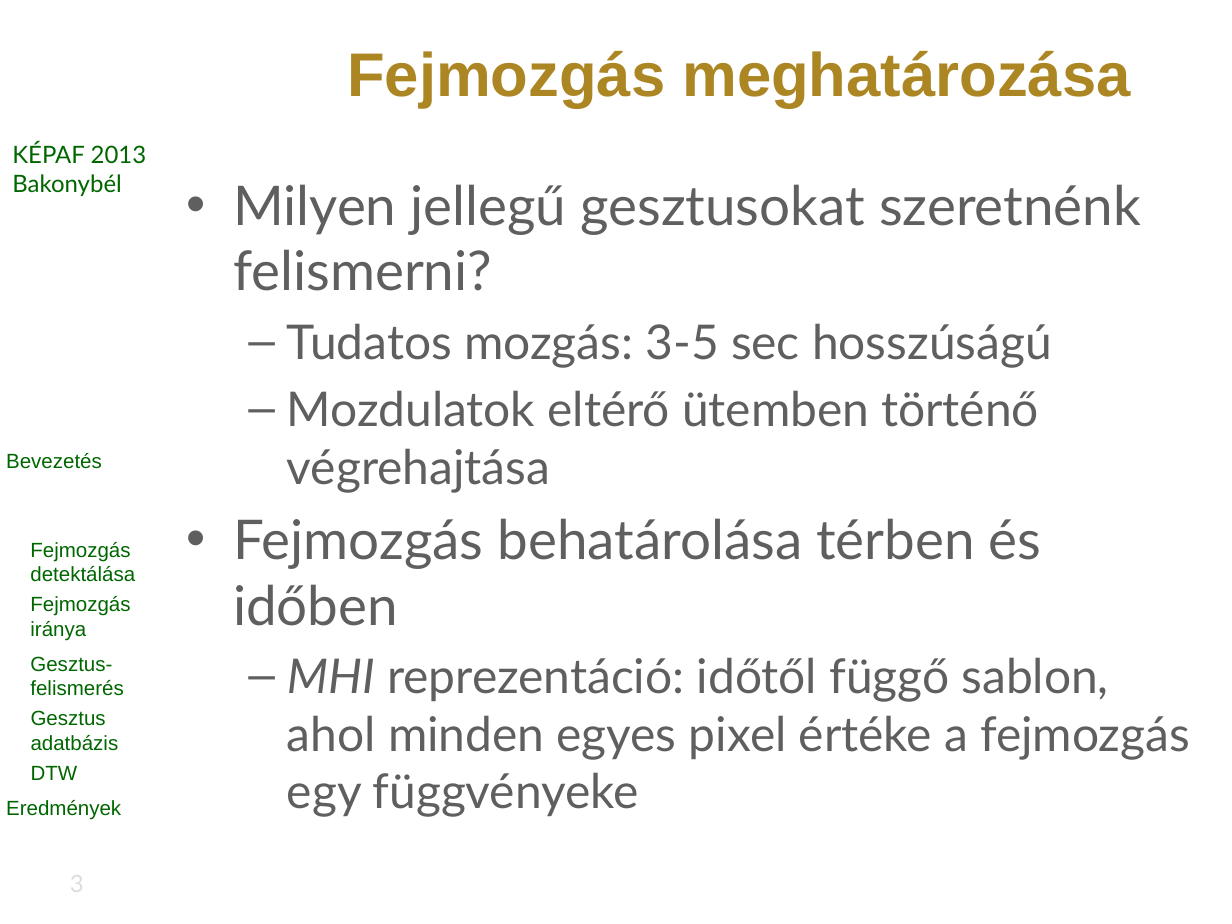
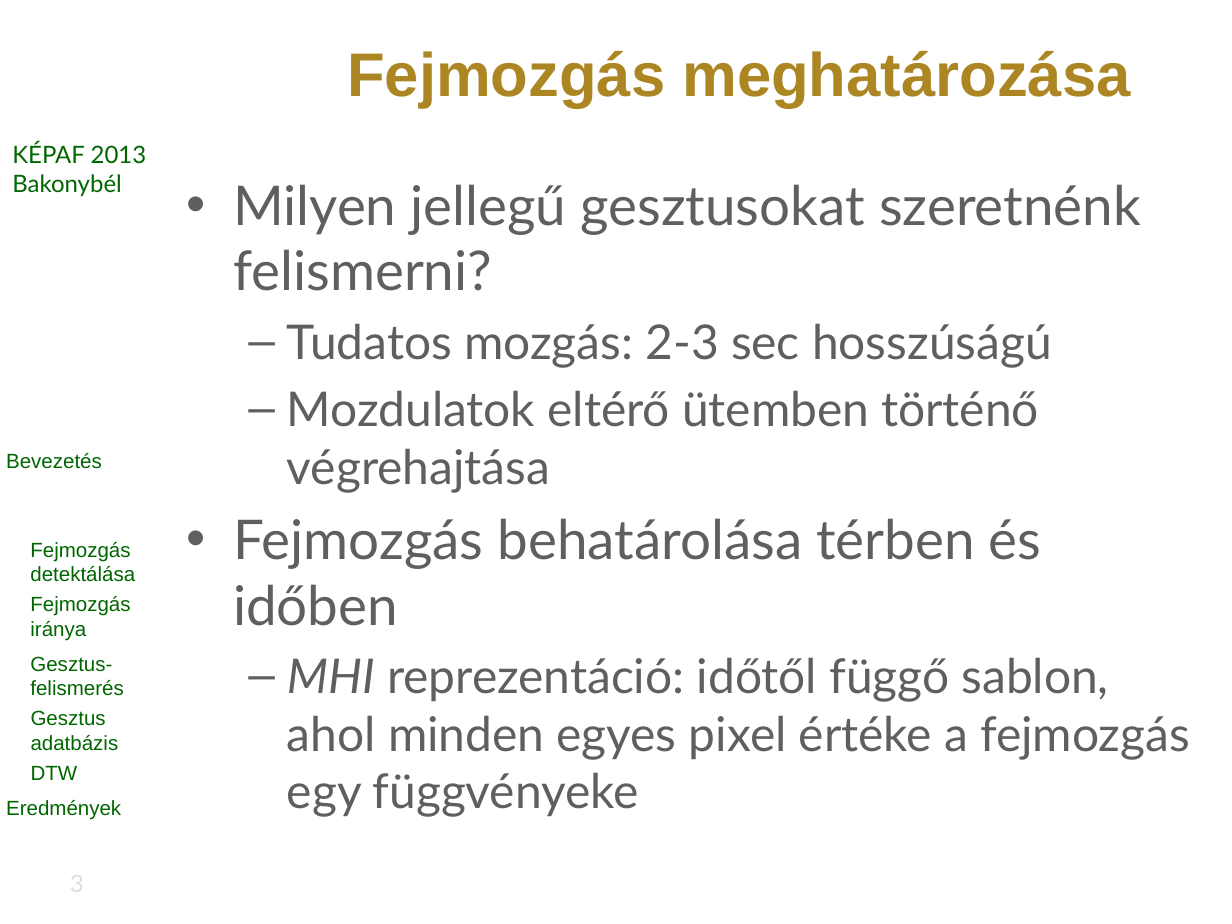
Before and after one commit to vohoaiviet/face-gesture-api, a slide deck: slide 3 of HeadMovement/research/kepaf/ppt/bertok.kornel.kepaf.2013.pptx. Drawn at 1232x924 pixels with LibreOffice and Linux fonts; fonts in the diff are those of the drawing; background and template pictures are left out. Boxes give left, top, right and bottom in pixels: in the first picture for what was removed or moved away, otherwise in the second. Text is boxed around its words. In the diff, an @@ line names an element or a change of style, - is before the commit and + after.

```diff
--- a/HeadMovement/research/kepaf/ppt/bertok.kornel.kepaf.2013.pptx
+++ b/HeadMovement/research/kepaf/ppt/bertok.kornel.kepaf.2013.pptx
@@ text at (x1=287, y1=323, x2=1052, y2=368): text changed @@
-  – Tudatos mozgás: 3-5 sec hosszúságú
+  – Tudatos mozgás: 2-3 sec hosszúságú
```
Also in this commit, not shown: 5 other slides changed, 1 slide added, 2 other files.
